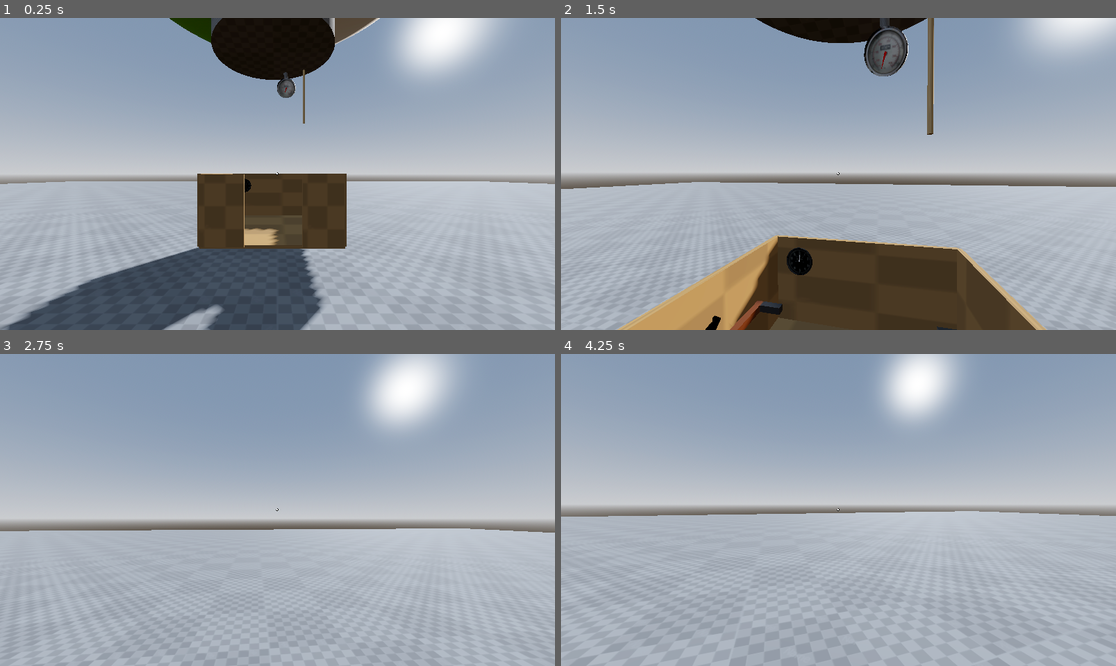
Above: before the commit, frames 1-4 (two rows, left to right).
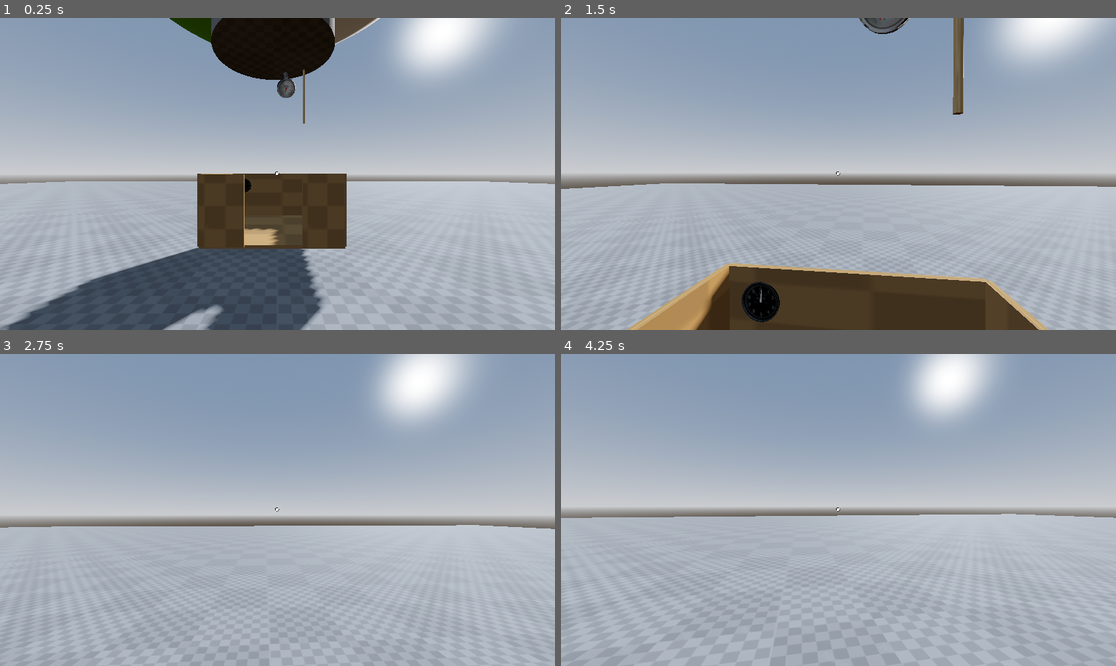
Above: after the commit, the same moments.

Repository: MagmaC4/Envelope
Game: Godot game, scene res://Scenes/master.tscn
The game is run twice, just before and just after one commit, with the same random seed, the same clock (stepped at 60 frames per second) and the same inputs.
Inputs (mouse positions are in pixels of both pictures, inside the frame that each line leads up to):
- Up to frame 1 (0.25 s): no input
- Up to frame 2 (1.5 s): tap Enter at 0.5 s; move the mouse to (866, 174) at 0.52 s; press the mouse at (866, 174) at 0.53 s; hold W (move_forward) from 0.53 s (still down); tap Space (move_jump) at 0.77 s; move the mouse to (810, 174) at 1.27 s; release the mouse at (810, 174) at 1.28 s; tap Shift (sprint) at 1.35 s
- Up to frame 3 (2.75 s): keep holding W (move_forward); tap Space (move_jump) at 1.52 s; move the mouse to (288, 503) at 2.02 s; press the mouse at (288, 503) at 2.03 s
- Up to frame 4 (4.25 s): keep holding W (move_forward); tap Space (move_jump) at 2.75, 3.02, 3.77 s; move the mouse to (832, 516) at 2.77 s; release the mouse at (832, 516) at 2.78 s; tap Shift (sprint) at 2.85 s; move the mouse to (877, 513) at 3.52 s; press the mouse at (877, 513) at 3.53 s

The runs differ from the first frame. In frame 1, less than 0.1% of the frame differs, in the area x 49-51%, y 49-51%; in frame 2, 13%, in the area x 0-100%, y 0-100%; in frame 3, 6.2%; in frame 4, 6.6%.

Commit message:
Refactor Luke's code

Diff:
--- a/Scenes/balloon_vehicle2.tscn
+++ b/Scenes/balloon_vehicle2.tscn
@@ -66,7 +66,7 @@
 [sub_resource type="BoxShape3D" id="BoxShape3D_hr7pi"]
 size = Vector3(0.3, 0.05, 1)
 
-[node name="BalloonVehicle2" type="AnimatableBody3D" unique_id=111051409 groups=["Vehicle"]]
+[node name="PhysicsBalloonVehicle" type="AnimatableBody3D" unique_id=111051409 groups=["Vehicle"]]
 sync_to_physics = false
 script = ExtResource("1_npksa")
 
--- a/Scripts/balloon_vehicle2.gd
+++ b/Scripts/balloon_vehicle2.gd
@@ -1,58 +1,64 @@
 extends AnimatableBody3D
 
+# Nodes
 @onready var left_crank: Node3D = $Crank
 @onready var right_crank: Node3D = $Crank2
 @onready var rope: Node3D = $Rope
-
 @onready var altimeter = $Altimeter
 @onready var thermometer = $Thermometer
 
-@onready var radius_to_fan
+# Movement
+var GRAVITY = 4
+var MAX_FALL = -5
+var MAX_RISE = 10
+var velocity : Vector3 = Vector3.ZERO
+var rotation_resistance := 1.0
+var rot_vel : float = 0.0
+var print_time : float = 0
 
-var g = 1
-var max_fall = -5
-var max_rise = 10
-var velocity: Vector3
-var air_resistance : float = 1
-var rotation_resistance:= 1.0
-
-var rot_vel: float
-
-func _ready() -> void:
-	velocity = Vector3.ZERO
-	rot_vel = 0
-	var shape : BoxShape3D = $CollisionShape3D.shape
-	radius_to_fan = shape.size
-
-
-# Called every frame. 'delta' is the elapsed time since the previous frame.
 func _physics_process(delta: float) -> void:
+	# Move vehicle based on cranks + burner power
+	handle_movement(delta)
+	# Align rope with world
 	rope.global_rotation = Vector3.ZERO
-	velocity.y += -g*delta + rope.power * delta * .05
-
-	velocity.y = clamp(velocity.y, max_fall, max_rise)
-	print(velocity.y)
-
-
-
-	if move_and_collide(delta*velocity):
-		velocity.y = 0
-
-	var speed = (-air_resistance + (left_crank.power + right_crank.power))*delta
-	speed = clamp(speed, 0, 20)
-	global_position += -global_transform.basis.z * speed *delta
 	# Set altimeter gauge's value with height
-
-	var rot_speed = delta*(right_crank.power - left_crank.power)
-	rot_speed = move_toward(rot_speed, 0, rotation_resistance)
-	var local_y = global_transform.basis.y
-	global_transform.basis = global_transform.basis.rotated(local_y, rot_speed*delta)
-
 	altimeter.value = global_position.y
-
 	# Set thermometer gauge's value with burner power
 	thermometer.value = rope.power
 
+# ==============================================================================
+# Movement
+func handle_movement(delta : float) -> void:
+	velocity.y += (rope.power - GRAVITY) * .05 * delta
+	velocity.y = clamp(velocity.y, MAX_FALL, MAX_RISE)
+
+	if move_and_collide(delta * velocity):
+		# If a collision is detected, stop falling down
+		# This assumes the collision is below the hot air balloon
+		velocity.y = clamp(velocity.y, 0, MAX_RISE)
+
+	var speed = (left_crank.power + right_crank.power) * delta
+	speed = clamp(speed, 0, 20)
+	# Move vehicle in Forward direction
+	global_position += -global_transform.basis.z * speed * delta
+
+	var rot_speed = (right_crank.power - left_crank.power) * delta
+	rot_speed = move_toward(rot_speed, 0, rotation_resistance)
+	var local_y = global_transform.basis.y
+	global_transform.basis = global_transform.basis.rotated(local_y, rot_speed * delta)
+
+	# Debug info prints
+	print_time += delta
+	if print_time / 1.0 > 1.0:
+		print_time = 0
+		print("=================================================")
+		print("Velocity: " + str(velocity))
+		print("Speed (forward): " + str(speed))
+		print("Rotation Speed: " + str(rot_speed))
+		print("Rotation: " + str(rotation))
+
+# ==============================================================================
+# Vehicle Embark / Disembark
 
 func _on_cabin_trigger_area_entered(area: Area3D) -> void:
 	if area.is_in_group("PlayerTwin"):
--- a/Scripts/crank.gd
+++ b/Scripts/crank.gd
@@ -46,7 +46,7 @@
 	add_power(power_sign * signed_angle_to * delta * 10)
 
 	# Debug prints
-	print_timer += delta
+	# print_timer += delta
 	if (print_timer >= 1.0):
 		print_timer = 0.0
 		print("=================================================")
--- a/project.godot
+++ b/project.godot
@@ -15,10 +15,9 @@
 config/features=PackedStringArray("4.6", "Forward Plus")
 config/icon="res://Assets/icon.svg"
 
-[display]
+[editor_plugins]
 
-window/size/viewport_width=1920
-window/size/viewport_height=1080
+enabled=PackedStringArray("res://addons/SunshineClouds2/plugin.cfg", "res://addons/zylann.hterrain/plugin.cfg")
 
 [global_group]
 
@@ -28,6 +27,7 @@
 Grabbable=""
 Vehicle=""
 Rope=""
+UI=""
 
 [input]
 
Not shown: 1 places in Scenes/balloon_vehicle2.tscn that only renumber resources
